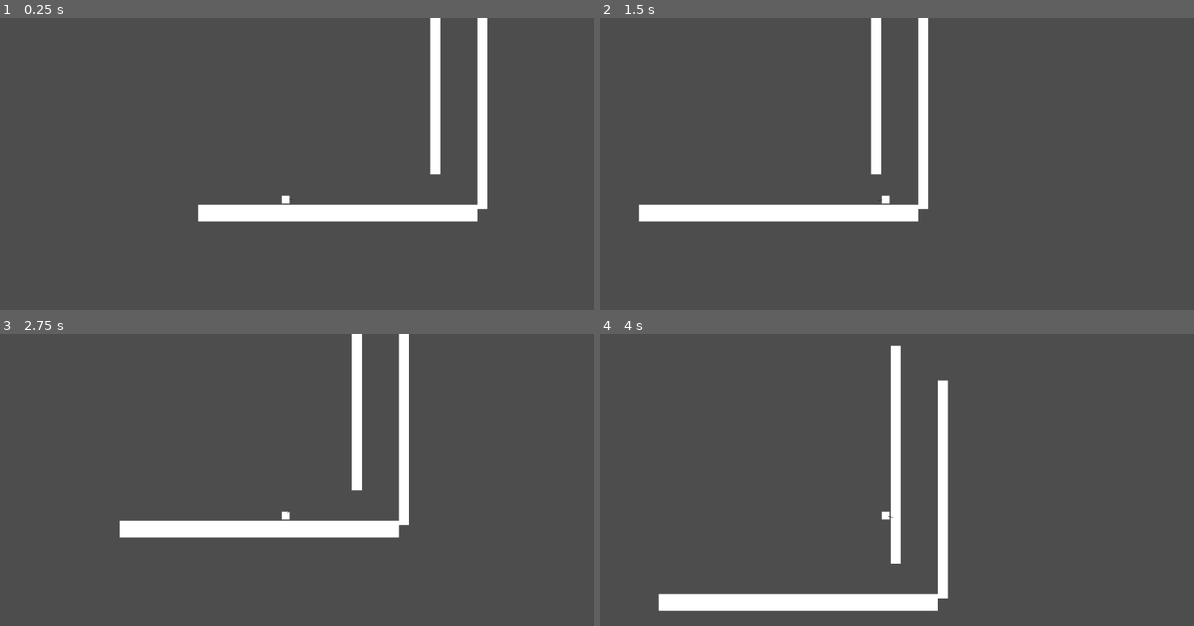
Above: before the commit, frames 1-4 (two rows, left to right).
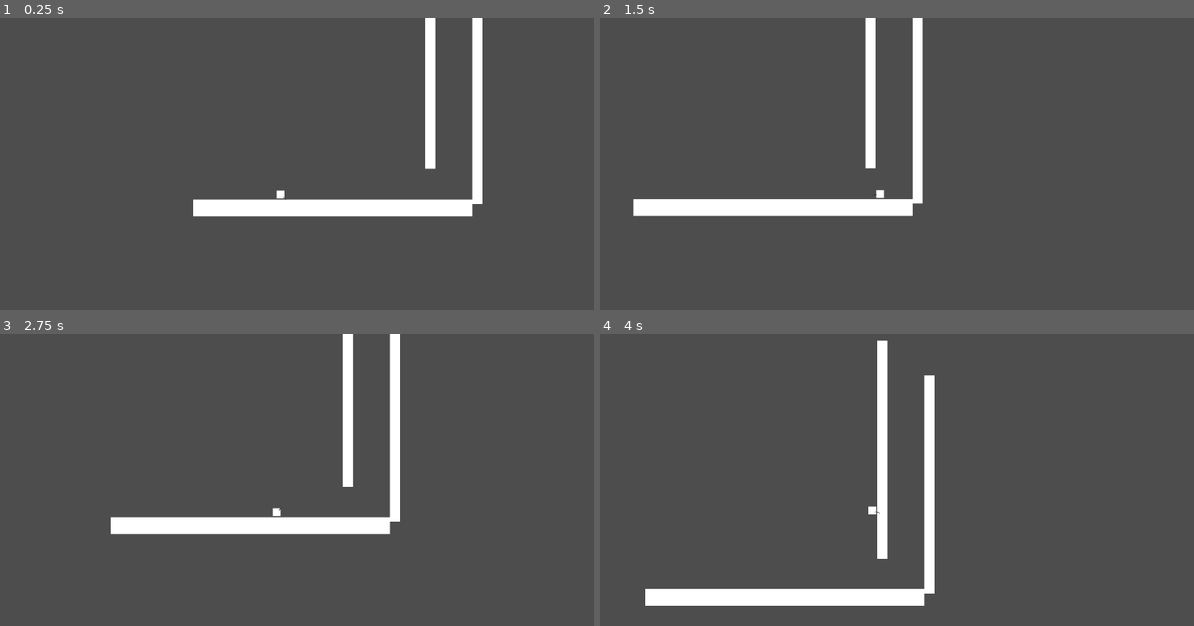
Above: after the commit, the same moments.

Repository: EliasJHL/EpitechJAM_2
Game: Godot game, scene res://main_scene.tscn
Same seed, same stepped clock (60 frames per second), same inputs: the game is played once before the commit and once after it.
Inputs (mouse positions are in pixels of both pictures, inside the frame that each line leads up to):
- Up to frame 1 (0.25 s): no input
- Up to frame 2 (1.5 s): tap Enter (ui_accept) at 0.5, 0.77 s; move the mouse to (1027, 181) at 0.52 s; hold Right (ui_right) from 0.53 s (still down); click (1027, 181) at 0.6 s; move the mouse to (754, 216) at 1.27 s; click (754, 216) at 1.35 s
- Up to frame 3 (2.75 s): tap Enter (ui_accept) at 1.52 s; move the mouse to (350, 436) at 2.02 s; release Right (ui_right) at 2.03 s; hold Left (ui_left) from 2.03 s (still down); click (350, 436) at 2.1 s
- Up to frame 4 (4 s): move the mouse to (855, 588) at 2.77 s; release Left (ui_left) at 2.78 s; hold Right (ui_right) from 2.78 s (still down); click (855, 588) at 2.85 s; tap Enter (ui_accept) at 3.02, 3.77 s; move the mouse to (1081, 570) at 3.52 s; click (1081, 570) at 3.6 s

The runs differ from the first frame. In frame 1, 4.1% of the frame differs, in the area x 32-83%, y 0-70%; in frame 2, 4.4%; in frame 3, 5.3%; in frame 4, 7.3%, in the area x 7-59%, y 2-96%.

Commit message:
[ADD] camera shake added

Diff:
--- a/CharacterBody2D.gd
+++ b/CharacterBody2D.gd
@@ -31,6 +31,10 @@
 		impulse_direction = impulse_direction.normalized()
 		bullet.apply_impulse(impulse_direction * 1000)
 
+func camera_shake():
+	var target_position = get_global_mouse_position()
+	$Camera2D.global_position = $Player_Sprite.global_position + target_position / 40
+
 #Système de gravité et déplacements basiques
 func _physics_process(delta):
 	if not is_on_floor():
@@ -46,6 +50,7 @@
 		velocity.x = move_toward(velocity.x, 0, SPEED)
 
 	fire() #Appel du check s'il y a eu un tir
+	camera_shake() #Mouvements de la caméra
 	move_and_slide()
 
 #Timer ajouté pour ne pas pouvoir spam
